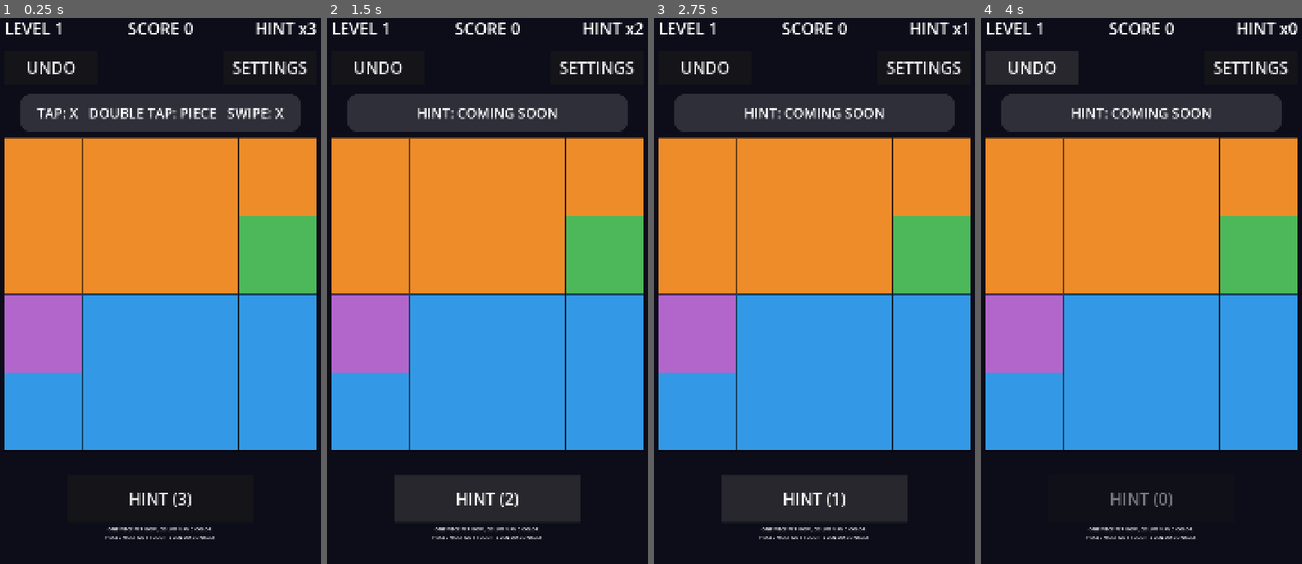
Above: before the commit, frames 1-4 (left to right).
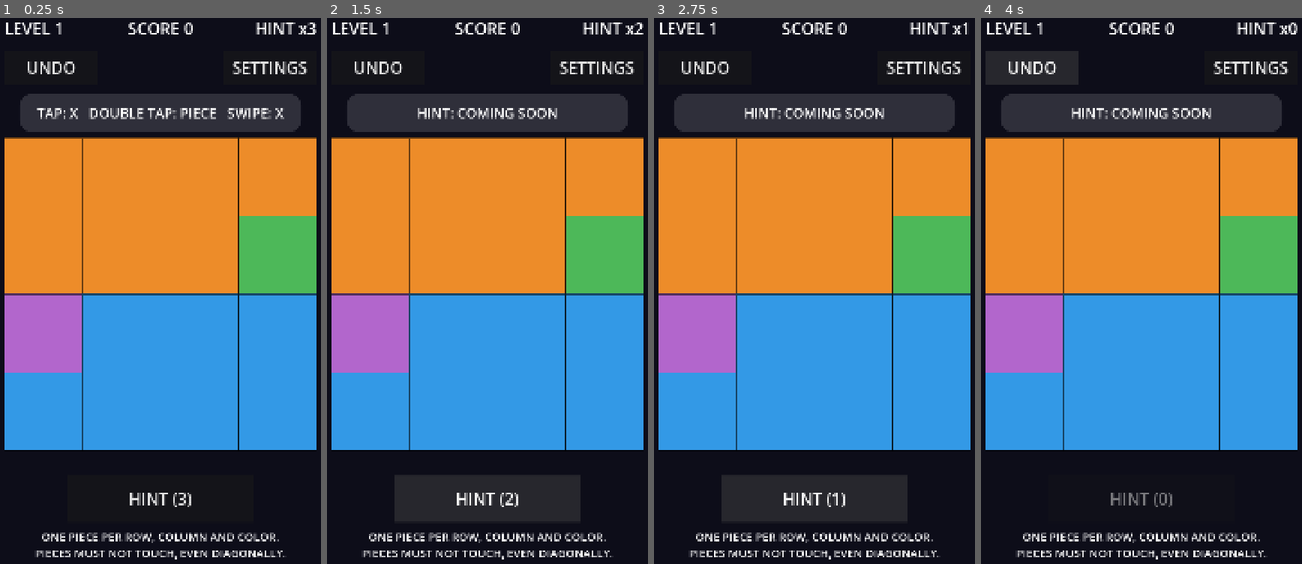
Above: after the commit, the same moments.

Repository: hidekig1001-cell/invader-radar
Game: Godot game, scene res://scenes/main.tscn
Same seed, same stepped clock (60 frames per second), same inputs: the game is played once before the commit and once after it.
Inputs:
- Up to frame 1 (0.25 s): no input
- Up to frame 2 (1.5 s): click "UNDO" at 0.5 s; click "HINT (3)" at 1.25 s
- Up to frame 3 (2.75 s): click "HINT (2)" at 2 s
- Up to frame 4 (4 s): click "HINT (1)" at 2.75 s; click "UNDO" at 3.5 s

The runs differ from the first frame. In frame 1, 1.4% of the frame differs, in the area x 10-90%, y 93-100%; in frame 2, 1.4%; in frame 3, 1.4%; in frame 4, 1.4%.

Commit message:
CR-1009: ルールの説明の文字を大きくする
improve runner が生成（実装: qwen3.8-flashnext-strata-142、テスト: qwen3.8-27b-q4km-g4）。run: 20261011-1500-CR-1009

Diff:
--- a/scenes/main.gd
+++ b/scenes/main.gd
@@ -34,22 +34,12 @@
 	add_child(rules_label)
 	rules_label.text = RulesLabelScript.RULES_TEXT
 	rules_label.visible = true
-	rules_label.autowrap_mode = TextServer.AUTOWRAP_WORD_SMART
+	rules_label.autowrap_mode = TextServer.AUTOWRAP_OFF
 	rules_label.horizontal_alignment = HORIZONTAL_ALIGNMENT_CENTER
 	rules_label.vertical_alignment = VERTICAL_ALIGNMENT_TOP
-	rules_label.size_flags_horizontal = Control.SIZE_EXPAND_FILL
-	rules_label.size_flags_vertical = Control.SIZE_SHRINK_BEGIN
-
-	# Position the label below the board area to avoid overlap.
-	# Assuming standard 1080x1920 layout where board is centered or top-aligned,
-	# and HINT button is above y=1720.
-	# We place it at y=1720 with a width that fits the screen.
-	var viewport_size := get_viewport().get_visible_rect().size
-	var label_width := viewport_size.x * 0.9
-	var label_height := 100.0 # Approximate height for 2 lines of text
-
-	rules_label.position = Vector2((viewport_size.x - label_width) / 2.0, 1720.0)
-	rules_label.size = Vector2(label_width, label_height)
+	rules_label.add_theme_font_size_override("font_size", 36)
+	rules_label.position = Vector2(54, 1730)
+	rules_label.size = Vector2(972, 140)
 
 
 func _input(event: InputEvent) -> void:
--- /dev/null
+++ b/test/cr/test_cr_1009.gd
@@ -0,0 +1,24 @@
+extends GutTest
+
+const MainScene = preload("res://scenes/main.tscn")
+
+
+func _start():
+	var m = MainScene.instantiate()
+	add_child_autofree(m)
+	await wait_frames(2)
+	return m
+
+
+## CHECK: 1
+func test_rules_label_font_size_and_bounds() -> void:
+	var m = await _start()
+	assert_eq(m.rules_label.get_theme_font_size("font_size"), 36)
+	assert_true(Rect2(0, 0, 1080, 1920).encloses(m.rules_label.get_global_rect()))
+
+
+## CHECK: 2
+func test_rules_label_position_and_size() -> void:
+	var m = await _start()
+	assert_eq(m.rules_label.position, Vector2(54, 1730))
+	assert_eq(m.rules_label.size, Vector2(972, 140))
